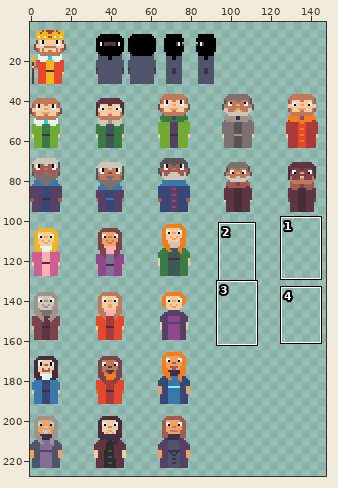
One commit to this pixel-art file: brackeys-game-jam-2026.2/assets/aseprite/characters.aseprite. The first picture is a wide view before the edit; the outline marks the close-up.
Close-up. Before the edit:
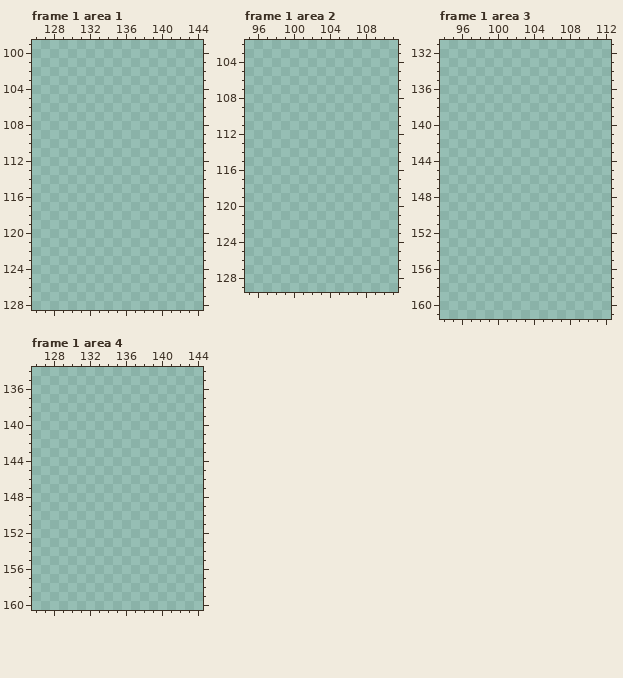
160x496 pixels, 2 frames. Shown: frame 1 area 1: x 126..144, y 99..128; frame 1 area 2: x 95..111, y 102..129; frame 1 area 3: x 94..112, y 131..161; frame 1 area 4: x 126..144, y 134..160. The wide view leaves out empty margins. The commit also changed other frames or places, which this record leaves out.
Now the later version:
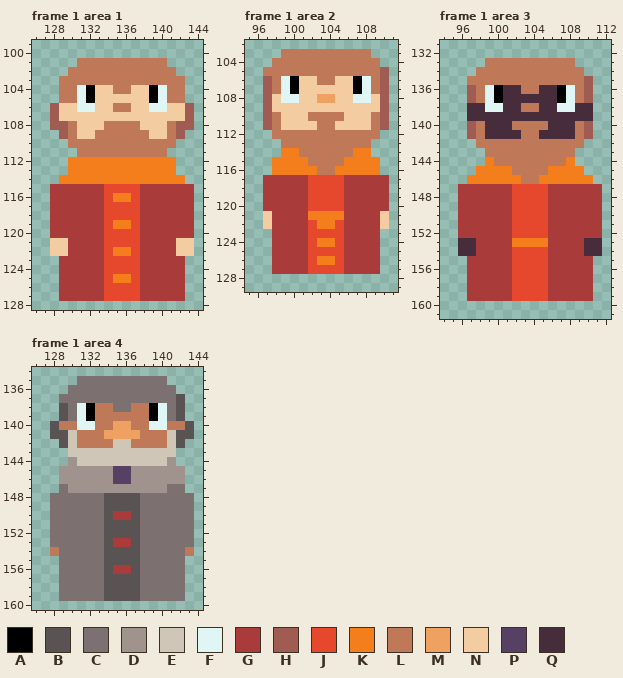
Palette (. is transparent): A #000000  B #5a5353  C #7d7071  D #a0938e  E #cfc6b8  F #dff6f5  G #a93b3b  H #a05b53  J #e6482e  K #f47e1b  L #bf7958  M #eea160  N #f4cca1  P #564064  Q #472d3c
What changed:
layer "Man 11" added
layer "Man 12" added
layer "Man 13" added
layer "Man 14" added
Frame 1 area 1, layer "Man 12":
y 101: x 131..140 .......... -> LLLLLLLLLL
y 102: x 130..141 ............ -> LLLLLLLLLLLL
y 103: x 129..142 .............. -> LLLLLLLLLLLLLL
y 104: x 129..142 .............. -> LLFANNLLNNAFLL
y 105: x 129..142 .............. -> LLFANNNNNNAFLL
y 106: x 128..143 ................ -> HNNFFNNLLNNFFNNH
y 107: x 128..143 ................ -> HNNNNNNNNNNNNNNH
y 108: x 128..143 ................ -> HHLNNNLLLLNNNLHH
y 109: x 129..142 .............. -> HLNNLLLLLLNNLH
y 110: x 130..141 ............ -> LLLLLLLLLLLL
y 111: x 131..140 .......... -> LLLLLLLLLL
y 112..113: x 130..141 ............ -> KKKKKKKKKKKK
y 114: x 129..142 .............. -> KKKKKKKKKKKKKK
y 115: x 128..143 ................ -> GGGGGGJJJJGGGGGG
y 116: x 128..143 ................ -> GGGGGGJKKJGGGGGG
y 117..118: x 128..143 ................ -> GGGGGGJJJJGGGGGG
y 119: x 128..143 ................ -> GGGGGGJKKJGGGGGG
y 120: x 128..143 ................ -> GGGGGGJJJJGGGGGG
y 121: x 128..143 ................ -> NNGGGGJJJJGGGGNN
y 122: x 128..143 ................ -> NNGGGGJKKJGGGGNN
y 123..124: x 129..142 .............. -> GGGGGJJJJGGGGG
y 125: x 129..142 .............. -> GGGGGJKKJGGGGG
y 126..127: x 129..142 .............. -> GGGGGJJJJGGGGG
Frame 1 area 2, layer "Man 11":
y 103: x 99..108 .......... -> LLLLLLLLLL
y 104: x 98..109 ............ -> LLLLLLLLLLLL
y 105: x 97..110 .............. -> LLLLLLLLLLLLLH
y 106: x 97..110 .............. -> HLFANNLLNNAFLH
y 107: x 97..110 .............. -> HLFANNNNNNAFLH
y 108: x 97..110 .............. -> HNFFNNMMNNFFNH
y 109: x 97..110 .............. -> HNNNNNNNNNNNNH
y 110: x 97..110 .............. -> HLNNNLLLLNNNLH
y 111: x 97..110 .............. -> HLNNNNLLNNNNLH
y 112: x 98..109 ............ -> LLLLLLLLLLLL
y 113: x 99..108 .......... -> LLLLLLLLLL
y 114: x 99..108 .......... -> KKLLLLLLKK
y 115: x 98..109 ............ -> KKKKLLLLKKKK
y 116: x 98..109 ............ -> KKKKKLLKKKKK
y 117..120: x 97..110 .............. -> GGGGGJJJJGGGGG
y 121: x 97..110 .............. -> NGGGGKKKKGGGGN
y 122: x 97..110 .............. -> NGGGGJKKJGGGGN
y 123: x 98..109 ............ -> GGGGJJJJGGGG
y 124: x 98..109 ............ -> GGGGJKKJGGGG
y 125: x 98..109 ............ -> GGGGJJJJGGGG
y 126: x 98..109 ............ -> GGGGJKKJGGGG
y 127: x 98..109 ............ -> GGGGJJJJGGGG
Frame 1 area 3, layer "Man 13":
y 133: x 99..108 .......... -> LLLLLLLLLL
y 134: x 98..109 ............ -> LLLLLLLLLLLL
y 135: x 97..110 .............. -> LLLLLLLLLLLLLH
y 136: x 97..110 .............. -> HLFAQQLLQQAFLH
y 137: x 97..110 .............. -> HLFAQQQQQQAFLH
y 138: x 97..110 .............. -> QQFFQQLLQQFFQQ
y 139: x 97..110 .............. -> QQQQQQQQQQQQQQ
y 140: x 97..110 .............. -> HLQQQLLLLQQQLH
y 141: x 97..110 .............. -> HLQQQQLLQQQQLH
y 142: x 98..109 ............ -> LLLLLLLLLLLL
y 143: x 99..108 .......... -> LLLLLLLLLL
y 144: x 99..108 .......... -> KLLLLLLLLK
y 145: x 98..109 ............ -> KKKKLLLLKKKK
y 146: x 97..110 .............. -> KKKKKKLLKKKKKK
y 147..152: x 96..111 ................ -> GGGGGGJJJJGGGGGG
y 153: x 96..111 ................ -> QQGGGGKKKKGGGGQQ
y 154: x 96..111 ................ -> QQGGGGJJJJGGGGQQ
y 155..159: x 97..110 .............. -> GGGGGJJJJGGGGG
Frame 1 area 4, layer "Man 14":
y 135: x 131..140 .......... -> CCCCCCCCCC
y 136: x 130..141 ............ -> CCCCCCCCCCCC
y 137: x 129..142 .............. -> CCCCCCCCCCCCCB
y 138: x 129..142 .............. -> BCFALLCCLLAFCB
y 139: x 129..142 .............. -> BCFALLLLLLAFCB
y 140: x 128..143 ................ -> BLLFFLLMMLLFFLLB
y 141: x 128..143 ................ -> BBELLLMMMMLLLEBB
y 142: x 129..142 .............. -> BELLLLEELLLLEB
y 143: x 130..141 ............ -> EEEEEEEEEEEE
y 144: x 130..141 ............ -> DEEEEEEEEEED
y 145..146: x 129..142 .............. -> DDDDDDPPDDDDDD
y 147: x 129..142 .............. -> CDDDDDDDDDDDCC
y 148..149: x 128..143 ................ -> CCCCCCBBBBCCCCCC
y 150: x 128..143 ................ -> CCCCCCBGGBCCCCCC
y 151..152: x 128..143 ................ -> CCCCCCBBBBCCCCCC
y 153: x 128..143 ................ -> CCCCCCBGGBCCCCCC
y 154: x 128..143 ................ -> LCCCCCBBBBCCCCCL
y 155: x 129..142 .............. -> CCCCCBBBBCCCCC
y 156: x 129..142 .............. -> CCCCCBGGBCCCCC
y 157..159: x 129..142 .............. -> CCCCCBBBBCCCCC
